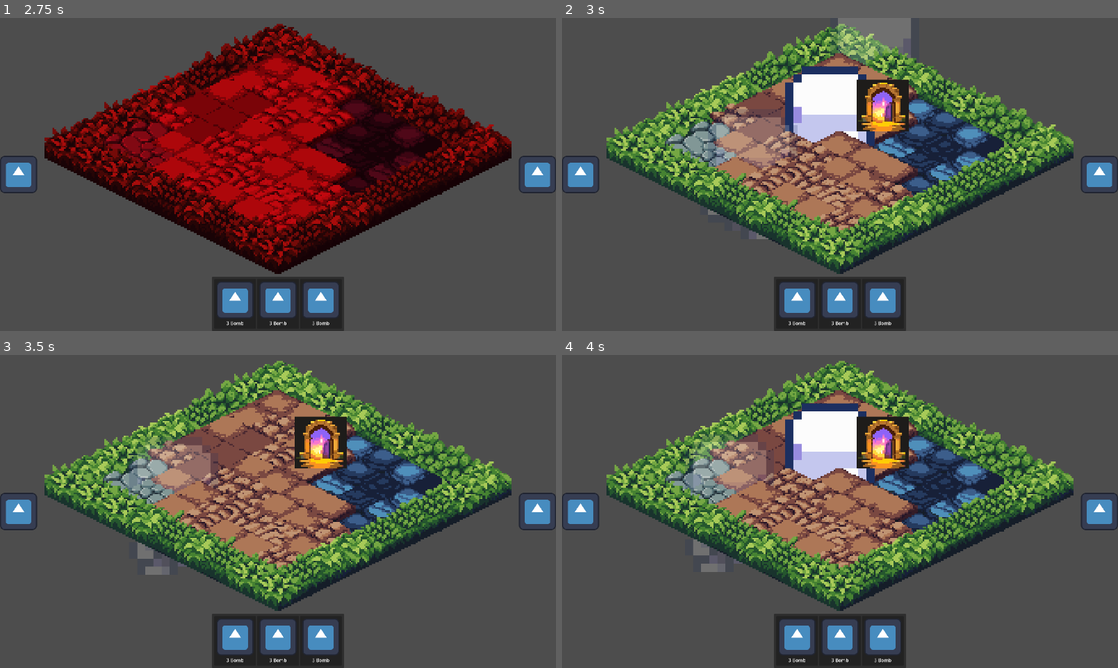
Above: before the commit, frames 1-4 (two rows, left to right).
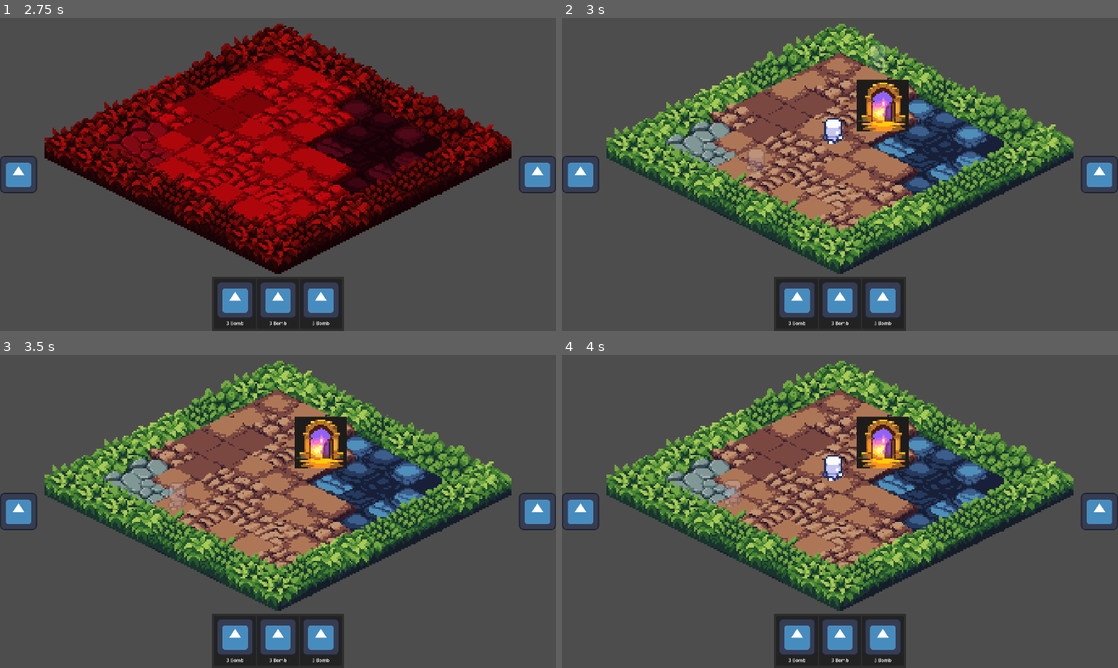
Above: after the commit, the same moments.

Repository: HephaistosForge/Chronominions
Game: Godot game, scene res://playgrounds/playground_christoph.tscn
The game is run twice, just before and just after one commit, with the same random seed, the same clock (stepped at 60 frames per second) and the same inputs. This scene is started directly instead of the project's main scene. The engine's default icon, where the game draws it, is replaced by a stand-in: a white triangle on a blue panel in a dark square.
Inputs (mouse positions are in pixels of both pictures, inside the frame that each line leads up to):
- Up to frame 1 (2.75 s): click (539, 174) at 0.5 s; click (539, 174) at 1.25 s; click (16, 174) at 2 s
- Up to frame 2 (3 s): click (578, 174) at 2.75 s
- Up to frame 3 (3.5 s): no input
- Up to frame 4 (4 s): click (578, 511) at 3.5 s

Frame 1 is identical in both runs. In frame 2, 6.4% of the frame differs, in the area x 26-63%, y 0-71%; in frame 3, 2.0%; in frame 4, 5.0%.

Commit message:
Fix lemming size

Diff:
--- a/game_objects/lemmings/lemming.tscn
+++ b/game_objects/lemmings/lemming.tscn
@@ -141,10 +141,10 @@
 }
 
 [node name="Lemming" type="CharacterBody2D"]
+z_index = 1
 script = ExtResource("1_db08k")
 
 [node name="Sprite2D" type="Sprite2D" parent="."]
-scale = Vector2(5, 5)
 texture = ExtResource("2_eackk")
 region_enabled = true
 region_rect = Rect2(16, 30, 16, 16)
